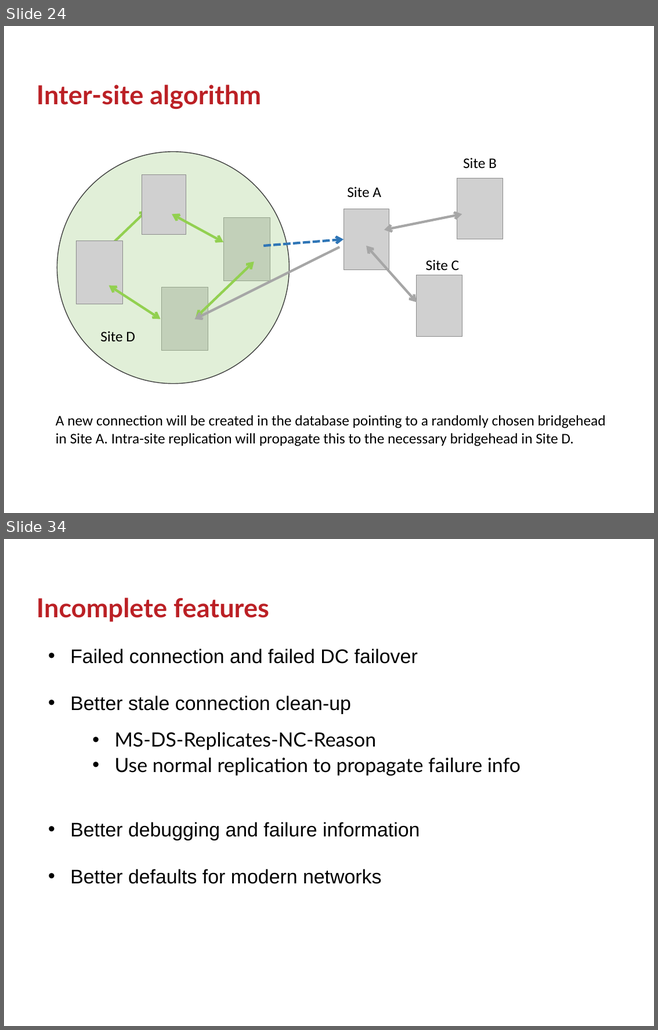
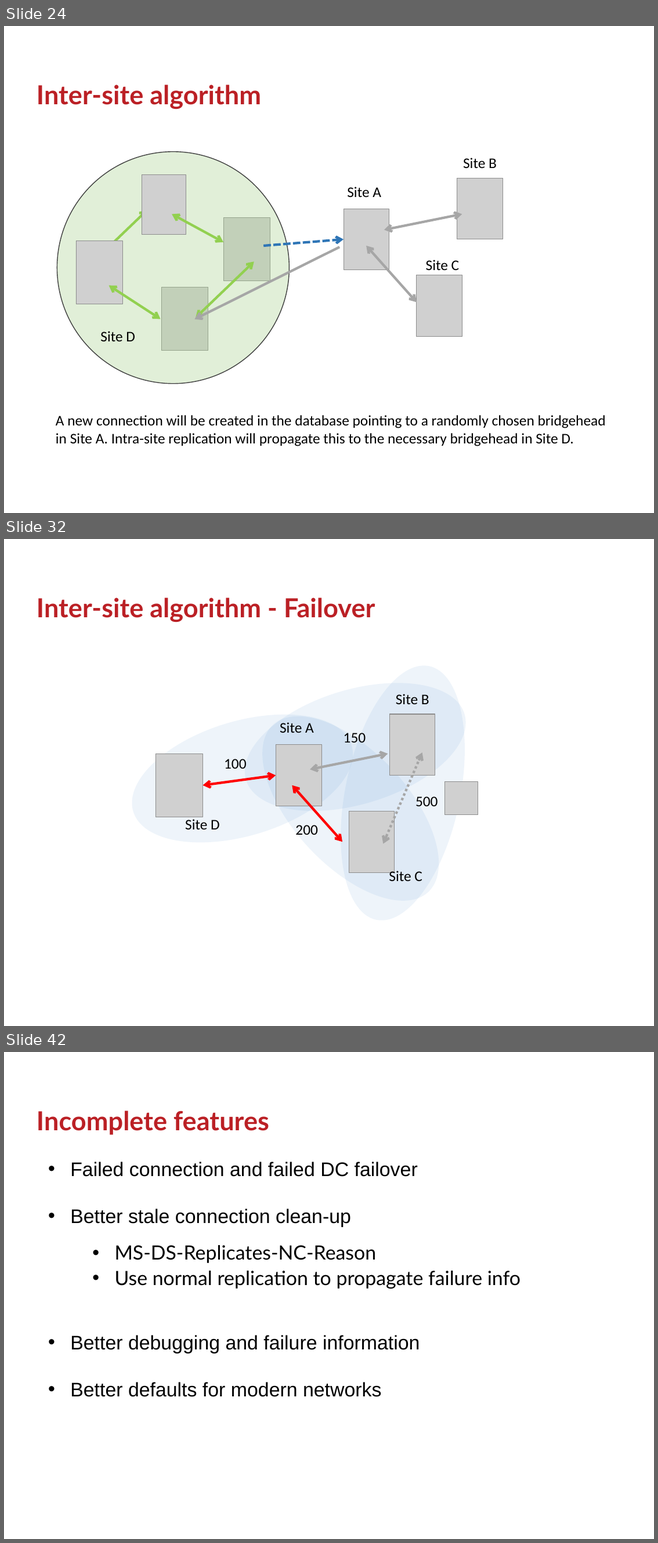
Before and after one commit to GSam/Slides, a slide deck: Samba KCC.pptx. Shown one above the other, each under a label of ours: slides 24 and 34 before the commit, slides 24, 32 and 42 after it; the slides between them are not shown. The pictures are 658x1030 and 658x1543 pixels, drawn with LibreOffice and Linux fonts; fonts in the diff are those of the drawing; grey boxes stand for pictures; background and template pictures are left out. Boxes give left, top, right and bottom in pixels: in the first picture for what was removed or moved away, otherwise in the second. Text is boxed around its words. In the diff, an @@ line names an element or a change of style, - is before the commit and + after.

```diff
--- a/Samba KCC.pptx
+++ b/Samba KCC.pptx
@@ slide 32 added at bbox=[4, 539, 654, 1026], background #FFFFFF @@
@@ title added at bbox=[36, 598, 375, 622], 32 pt, text #BB2025, bold @@
+Inter-site algorithm - Failover
@@ ellipse added at bbox=[229, 659, 481, 835], fill #5B9BD5 at 10% opacity @@
@@ ellipse added at bbox=[320, 654, 485, 932], fill #5B9BD5 at 10% opacity @@
@@ ellipse added at bbox=[117, 690, 368, 866], fill #5B9BD5 at 10% opacity @@
@@ ellipse added at bbox=[231, 686, 470, 931], fill #5B9BD5 at 10% opacity @@
@@ text added at bbox=[396, 694, 429, 704], 18 pt, text #000000 @@
+Site B
@@ text added at bbox=[280, 722, 314, 733], 18 pt, text #000000 @@
+Site A
@@ picture added at bbox=[390, 714, 435, 776] @@
@@ picture added at bbox=[276, 745, 321, 806] @@
@@ text added at bbox=[343, 733, 366, 743], 18 pt, text #000000 @@
+150
@@ picture added at bbox=[156, 754, 204, 817] @@
@@ text added at bbox=[224, 759, 246, 769], 18 pt, text #000000 @@
+100
@@ double arrow added from (310, 769) to (388, 754), #A6A6A6 3 pt @@
@@ double arrow added from (383, 843) to (422, 752), #A6A6A6 3 pt dashed @@
@@ double arrow added from (203, 785) to (276, 776), #FF0000 3 pt @@
@@ picture added at bbox=[444, 782, 477, 815] @@
@@ double arrow added from (292, 785) to (342, 842), #FF0000 3 pt @@
@@ text added at bbox=[415, 797, 438, 807], 18 pt, text #000000 @@
+500
@@ picture added at bbox=[349, 812, 394, 873] @@
@@ text added at bbox=[185, 819, 220, 830], 18 pt, text #000000 @@
+Site D
@@ text added at bbox=[295, 825, 318, 835], 18 pt, text #000000 @@
+200
@@ text added at bbox=[389, 870, 422, 881], 18 pt, text #000000 @@
+Site C
@@ what was slide 34 is now slide 42 @@
```
Also in this commit, not shown: 14 slides changed, 10 other slides added, 7 slides removed, 1 other file.
